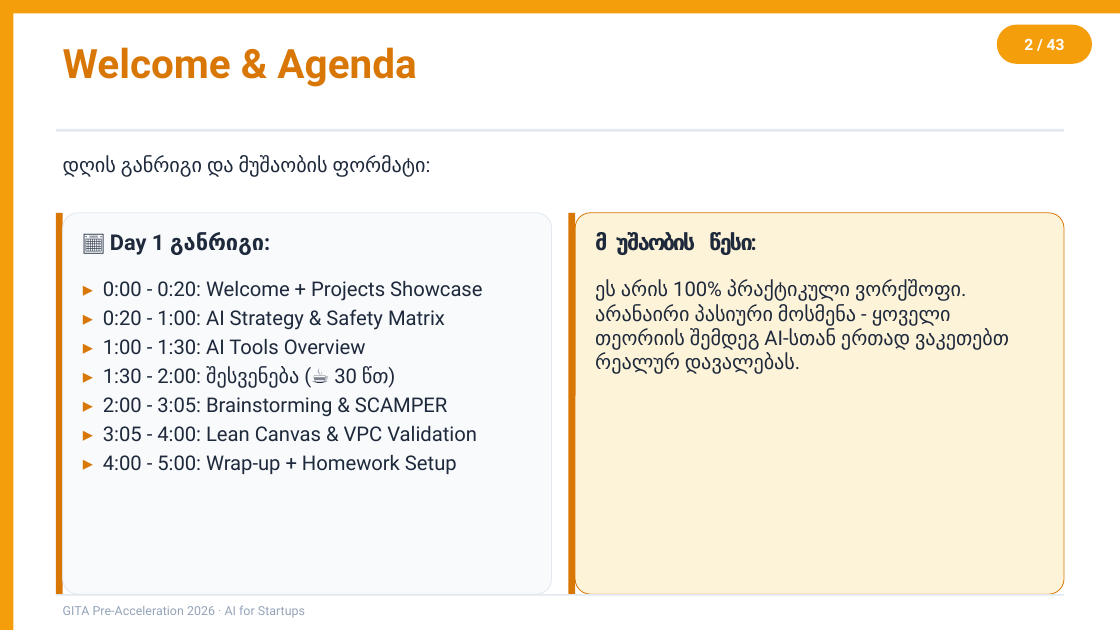
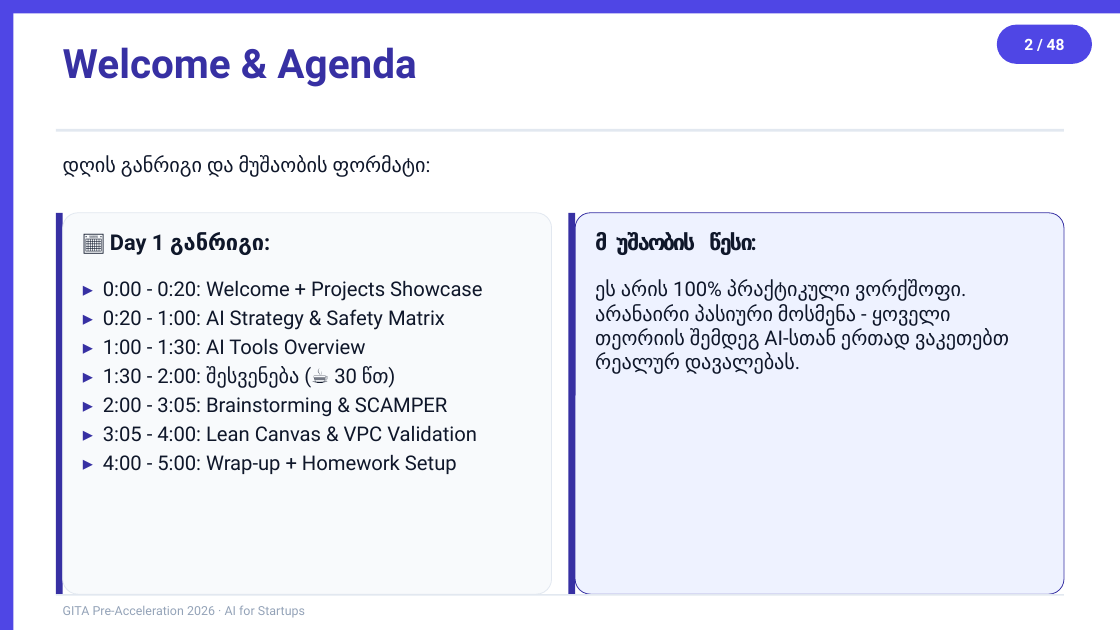
Before and after one commit to basilaia123/ai2026, a slide deck: slide 2 of GITA/Pre-Acceleration/2026-5h-AI-for-Startups/day1-slides.pptx. Drawn at 1120x630 pixels with LibreOffice and Linux fonts; fonts in the diff are those of the drawing. Boxes give left, top, right and bottom in pixels: in the first picture for what was removed or moved away, otherwise in the second. Text is boxed around its words. In the diff, an @@ line names an element or a change of style, - is before the commit and + after.

```diff
--- a/GITA/Pre-Acceleration/2026-5h-AI-for-Startups/day1-slides.pptx
+++ b/GITA/Pre-Acceleration/2026-5h-AI-for-Startups/day1-slides.pptx
@@ fill #F59E0B to #4F46E5 in 3 elements at (0, 0, 13, 629), (0, 0, 1120, 13), (997, 25, 1092, 64) @@
@@ text "Welcome & Agenda" at (63, 47, 416, 87): text colour #D97706 to #3730A3 @@
@@ text in rounded rectangle at (1024, 39, 1065, 50): text changed @@
-2 / 43
+2 / 48
@@ rectangle at (56, 213, 63, 594): fill #D97706 to #3730A3 @@
@@ rectangle at (569, 213, 576, 594): fill #D97706 to #3730A3 @@
@@ rounded rectangle at (575, 213, 1064, 594): fill #FDF3D8 to #EEF2FF; outline #D97706 0.5 pt to #3730A3 0.5 pt @@
@@ text "▸ 0:00 - 0:20: Welcome ..." at (103, 280, 482, 474): text colour #D97706 to #3730A3 in "▸", "▸", "▸", "▸" and 3 more places; text colour #1E293B to #0F172A @@
@@ text colour #1E293B to #0F172A in 4 elements at (63, 156, 426, 177), (110, 232, 264, 255), (239, 156, 753, 255), (595, 280, 1009, 374) @@
```
Also in this commit, not shown: 41 other slides changed, 6 slides added, 1 slide removed, 6 other files.
